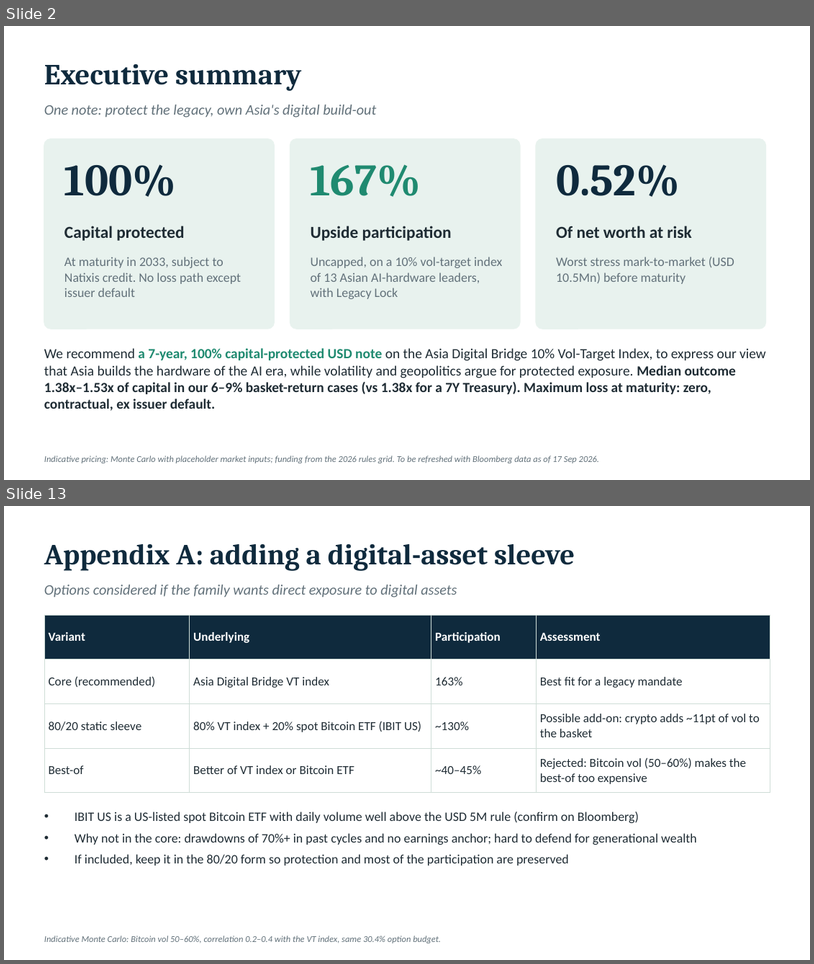
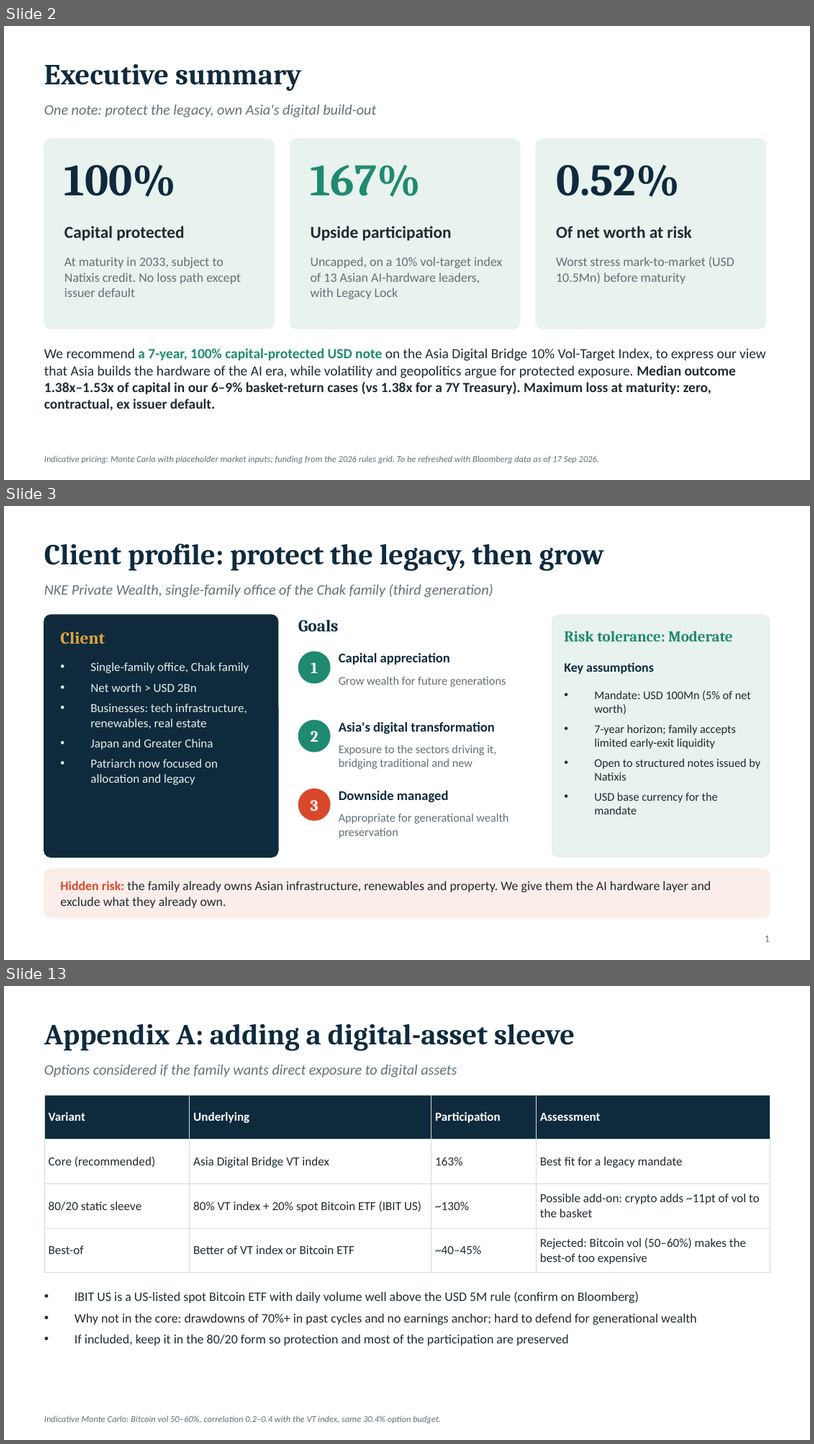
Before and after one commit to benjaminlhl/natixis-case-comp, a slide deck: deck/Asia-Digital-Bridge-Note.pptx. Shown one above the other, each under a label of ours: slides 2 and 13 before the commit, slides 2, 3 and 13 after it; the slides between them are not shown. The pictures are 814x964 and 814x1444 pixels, drawn with LibreOffice and Linux fonts; fonts in the diff are those of the drawing. Boxes give left, top, right and bottom in pixels: in the first picture for what was removed or moved away, otherwise in the second. Text is boxed around its words. In the diff, an @@ line names an element or a change of style, - is before the commit and + after.

```diff
--- a/deck/Asia-Digital-Bridge-Note.pptx
+++ b/deck/Asia-Digital-Bridge-Note.pptx
@@ slide 3 added at (4,506,810,960), background #FFFFFF @@
@@ text added at (44,543,604,571), 26 pt, text #0F2A3D, bold @@
+Client profile: protect the legacy, then grow
@@ text added at (44,584,493,597), 13 pt, text #62717A, italic @@
+NKE Private Wealth, single-family office of the Chak family (third generation)
@@ rounded rectangle added at (44,615,278,857), fill #0F2A3D, outline #0F2A3D 1 pt @@
@@ text added at (60,632,105,644), 15 pt, text #E2A73B, bold @@
+Client
@@ text added at (298,620,339,632), 15 pt, text #0F2A3D, bold @@
+Goals
@@ rounded rectangle added at (553,615,770,857), fill #E8F2EE, outline #E8F2EE 1 pt @@
@@ text added at (564,631,733,641), 13.5 pt, text #1F8A70, bold @@
+Risk tolerance: Moderate
@@ ellipse added at (298,651,331,683), fill #1F8A70 @@
@@ text added at (339,653,450,664), 12 pt, text #0F2A3D, bold @@
+Capital appreciation
@@ text added at (90,662,249,785), 11 pt, text #E2EEE9 @@
+• Single-family office, Chak family
+• Net worth > USD 2Bn
+• Businesses: tech infrastructure, renewables, real estate
+• Japan and Greater China
+• Patriarch now focused on allocation and legacy
@@ text added at (311,662,318,673), 14 pt, text #FFFFFF, bold @@
+1
@@ text added at (339,676,507,687), 10.5 pt, text #62717A @@
+Grow wealth for future generations
@@ text added at (564,662,654,674), 11.5 pt, text #0F2A3D, bold @@
+Key assumptions
@@ text added at (594,690,761,814), 10.5 pt, text #1E2B33 @@
+• Mandate: USD 100Mn (5% of net worth)
+• 7-year horizon; family accepts limited early-exit liquidity
+• Open to structured notes issued by Natixis
+• USD base currency for the mandate
@@ ellipse added at (298,720,331,752), fill #1F8A70 @@
@@ text added at (311,731,319,741), 14 pt, text #FFFFFF, bold @@
+2
@@ text added at (339,722,495,734), 12 pt, text #0F2A3D, bold @@
+Asia's digital transformation
@@ text added at (339,744,496,769), 10.5 pt, text #62717A @@
+Exposure to the sectors driving it, bridging traditional and new
@@ ellipse added at (298,788,331,821), fill #D9482B @@
@@ text added at (311,800,319,811), 14 pt, text #FFFFFF, bold @@
+3
@@ text added at (339,790,449,802), 12 pt, text #0F2A3D, bold @@
+Downside managed
@@ text added at (339,813,509,838), 10.5 pt, text #62717A @@
+Appropriate for generational wealth preservation
@@ rounded rectangle added at (44,869,770,917), fill #FBEDE9, outline #FBEDE9 1 pt @@
@@ text added at (60,880,711,908), 11.5 pt, text #1E2B33 @@
+Hidden risk: the family already owns Asian infrastructure, renewables and property. We give them the AI hardware layer and exclude what they already own.
@@ text added at (765,935,770,942), 9 pt, text #62717A @@
+1
```
Also in this commit, not shown: 6 slides changed, 4 other slides added, 4 slides removed, 1 other file.
